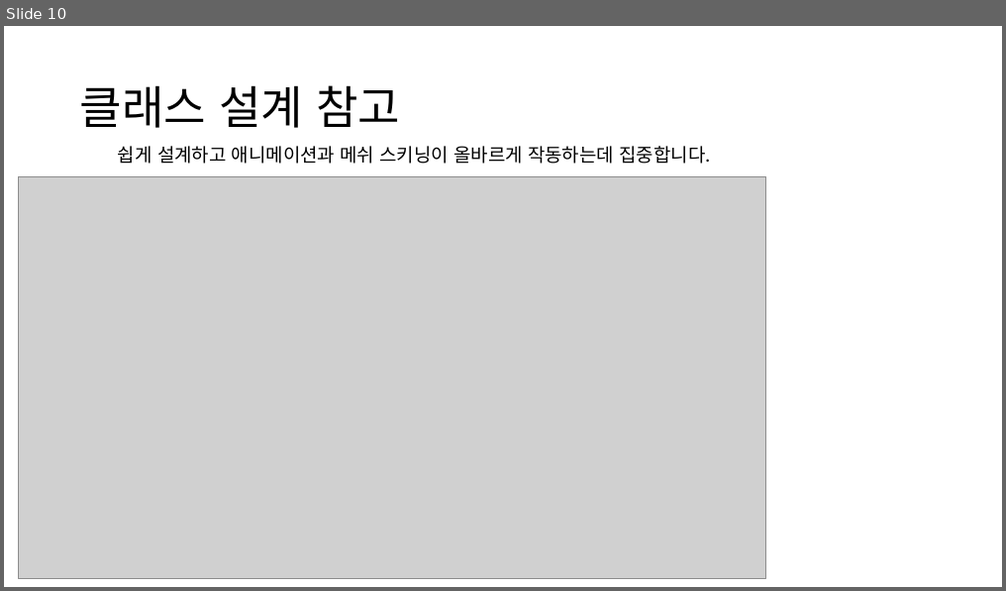
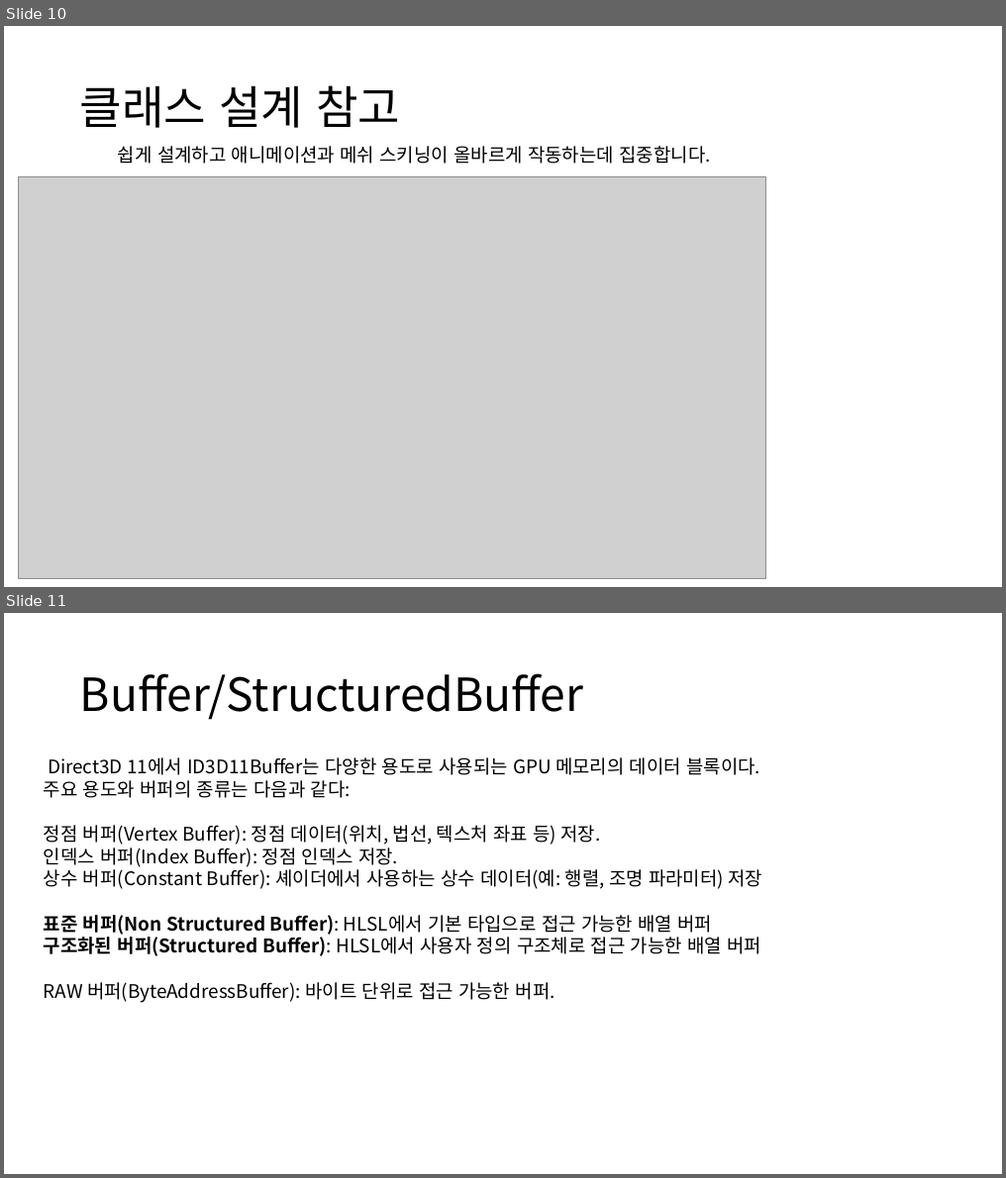
Before and after one commit to ldw9981/D3D11_Tutorial, a slide deck: Documents/11-SkinnedSkeletalMesh.pptx. Shown one above the other, each under a label of ours: slide 10 before the commit, slides 10 and 11 after it. The pictures are 1006x591 and 1006x1178 pixels, drawn with LibreOffice and Linux fonts; fonts in the diff are those of the drawing; grey boxes stand for pictures. Boxes give left, top, right and bottom in pixels: in the first picture for what was removed or moved away, otherwise in the second. Text is boxed around its words. In the diff, an @@ line names an element or a change of style, - is before the commit and + after.

```diff
--- a/Documents/11-SkinnedSkeletalMesh.pptx
+++ b/Documents/11-SkinnedSkeletalMesh.pptx
@@ slide 11 added at <box>4,613,1002,1174</box>, background #FFFFFF @@
@@ title added at <box>80,673,584,720</box>, 44 pt, text #000000 @@
+Buffer/StructuredBuffer
@@ text added at <box>44,758,762,1003</box>, 18 pt, text #000000 @@
+Direct3D 11에서 ID3D11Buffer는 다양한 용도로 사용되는 GPU 메모리의 데이터 블록이다.
+주요 용도와 버퍼의 종류는 다음과 같다:
+정점 버퍼(Vertex Buffer): 정점 데이터(위치, 법선, 텍스처 좌표 등) 저장.
+인덱스 버퍼(Index Buffer): 정점 인덱스 저장.
+상수 버퍼(Constant Buffer): 셰이더에서 사용하는 상수 데이터(예: 행렬, 조명 파라미터) 저장
+표준 버퍼(Non Structured Buffer): HLSL에서 기본 타입으로 접근 가능한 배열 버퍼
+구조화된 버퍼(Structured Buffer): HLSL에서 사용자 정의 구조체로 접근 가능한 배열 버퍼
+RAW 버퍼(ByteAddressBuffer): 바이트 단위로 접근 가능한 버퍼.
```
Also in this commit, not shown: 2 other slides added.
